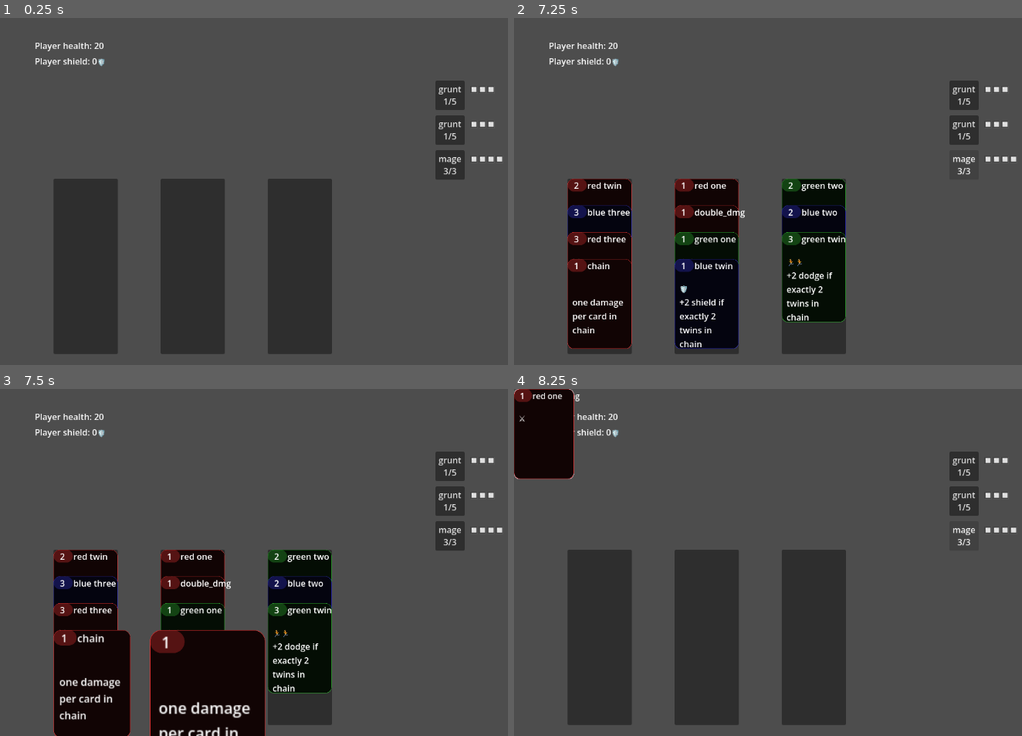
Above: before the commit, frames 1-4 (two rows, left to right).
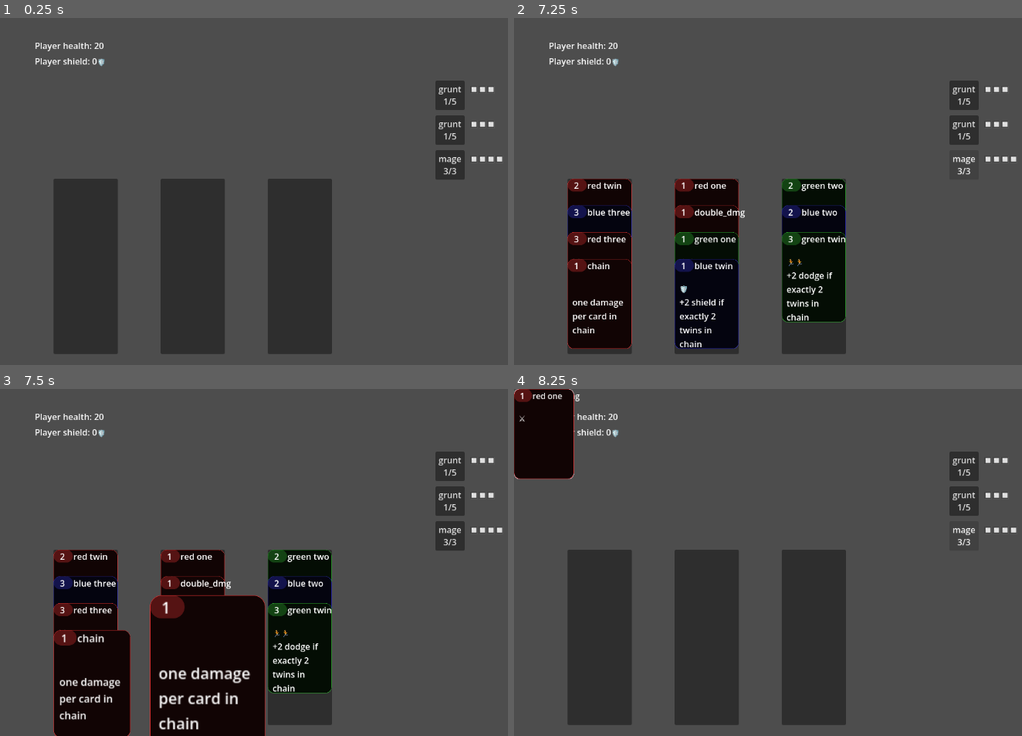
Above: after the commit, the same moments.

Repository: tgbrooks/cocards
Game: Godot game, scene res://main.tscn
The game is run twice, just before and just after one commit, with the same random seed, the same clock (stepped at 60 frames per second) and the same inputs.
Inputs (mouse positions are in pixels of both pictures, inside the frame that each line leads up to):
- Up to frame 1 (0.25 s): no input
- Up to frame 2 (7.25 s): click "grunt 1/5" at 0.5 s; click "grunt 1/5" at 1.25 s; click "mage 3/3" at 2 s; click "grunt 1/5" at 2.75 s; click "grunt 1/5" at 3.5 s; click "mage 3/3" at 4.25 s; click "grunt 1/5" at 5 s; click "grunt 1/5" at 5.75 s; click "mage 3/3" at 6.5 s
- Up to frame 3 (7.5 s): click (86, 638) at 7.27 s
- Up to frame 4 (8.25 s): tap Enter at 8 s; move the mouse to (955, 545) at 8.02 s; hold R from 8.03 s (still down)

Frames 1-2 are identical in both runs. In frame 3, 3.2% of the frame differs, in the area x 29-53%, y 59-100%; in frame 4, nothing differs.

Commit message:
Keep card preview on screen

Diff:
--- a/card.gd
+++ b/card.gd
@@ -47,6 +47,13 @@
 	preview.add_child(card_sprite.duplicate(false))
 	preview.add_child(number_label.duplicate(false))
 	preview.add_child(description_label.duplicate(false))
+
+func _process(_delta: float) -> void:
+	var wsize: Vector2 = get_window().size
+	var global_loc = global_position.y
+	var size = card_sprite.get_rect().size.y * card_sprite.scale.y * preview.scale.y
+	var preview_offset = -20
+	preview.position.y = min(preview_offset, wsize.y - size - global_loc)
 
 func _on_pressed() -> void:
 	var parent = get_parent()
